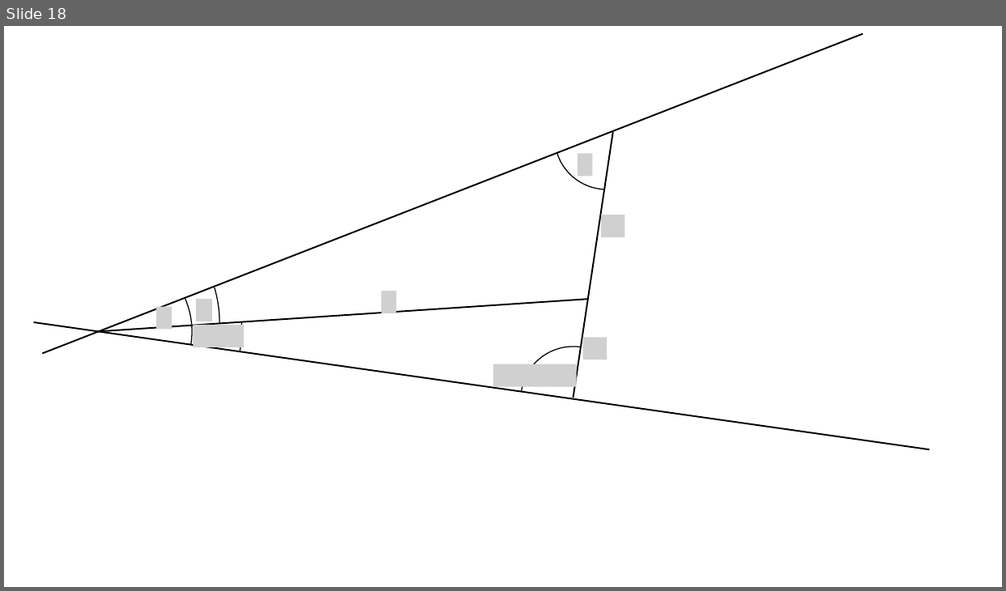
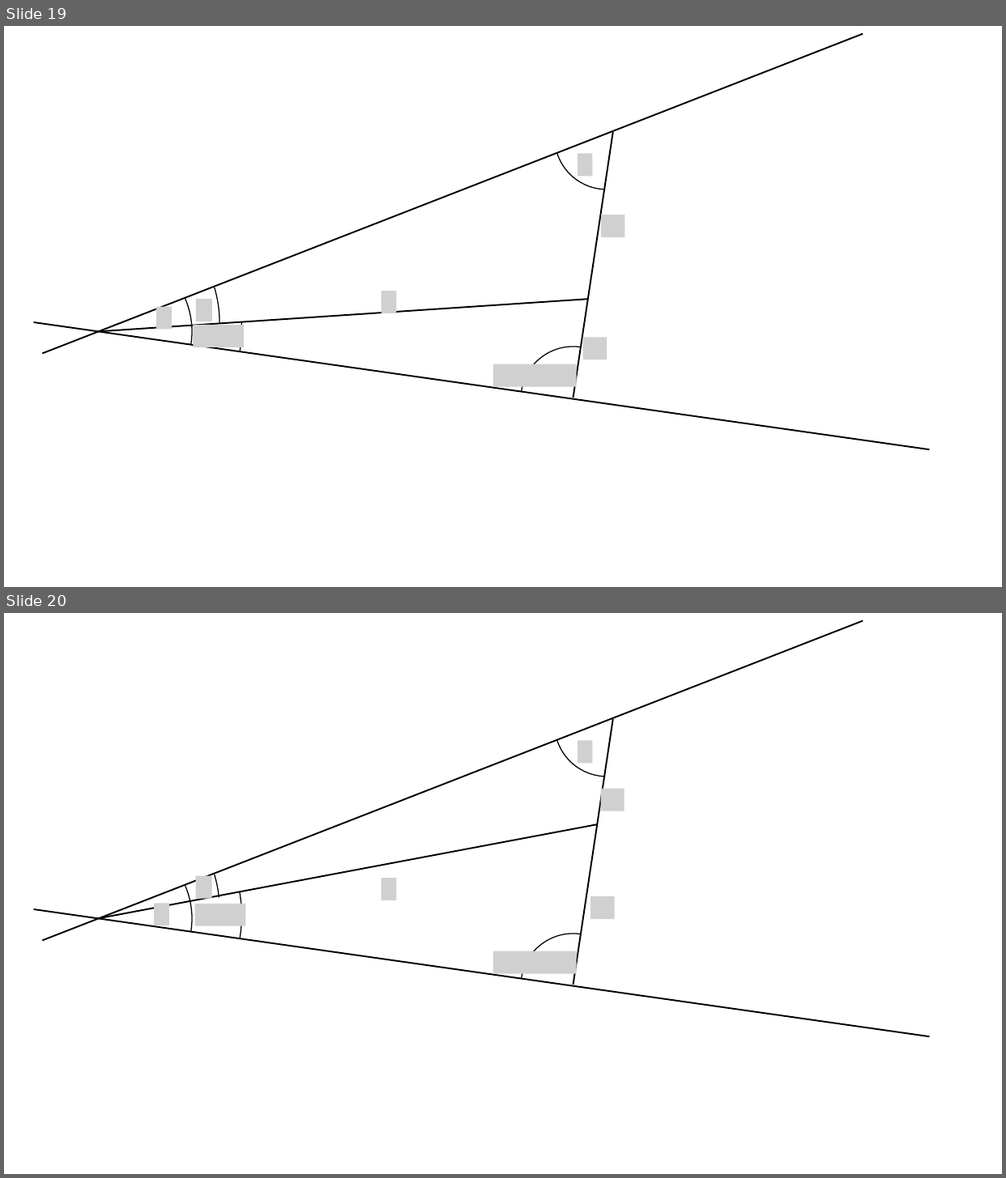
Before and after one commit to barakugav/FDML, a slide deck: figures.pptx. Shown one above the other, each under a label of ours: slide 18 before the commit, slides 19 and 20 after it. The pictures are 1006x591 and 1006x1178 pixels, drawn with LibreOffice and Linux fonts; fonts in the diff are those of the drawing; grey boxes stand for pictures. Boxes give left, top, right and bottom in pixels: in the first picture for what was removed or moved away, otherwise in the second. Text is boxed around its words. In the diff, an @@ line names an element or a change of style, - is before the commit and + after.

```diff
--- a/figures.pptx
+++ b/figures.pptx
@@ slide 20 added at bbox=[4, 613, 1002, 1174], background #FFFFFF @@
@@ line added from (42, 941) to (863, 620), #000000 1.5 pt @@
@@ arc (boxed as its full ellipse) added at bbox=[555, 672, 660, 777], outline #000000 1 pt @@
@@ line added from (613, 719) to (573, 985), #000000 1.5 pt @@
@@ picture added at bbox=[577, 740, 592, 763] @@
@@ arc (boxed as its full ellipse) added at bbox=[4, 781, 241, 1051], outline #000000 1 pt @@
@@ arc (boxed as its full ellipse) added at bbox=[4, 788, 219, 1030], outline #000000 1 pt @@
@@ picture added at bbox=[601, 788, 624, 811] @@
@@ line added from (597, 825) to (98, 918), #000000 1.5 pt @@
@@ arc (boxed as its full ellipse) added at bbox=[26, 835, 192, 1002], outline #000000 1 pt @@
@@ picture added at bbox=[196, 875, 212, 898] @@
@@ picture added at bbox=[381, 878, 396, 901] @@
@@ picture added at bbox=[154, 904, 168, 926] @@
@@ picture added at bbox=[195, 904, 246, 926] @@
@@ picture added at bbox=[591, 897, 615, 919] @@
@@ line added from (34, 909) to (929, 1037), #000000 1.5 pt @@
@@ picture added at bbox=[493, 952, 576, 973] @@
@@ arc (boxed as its full ellipse) added at bbox=[522, 934, 626, 1038], outline #000000 1 pt @@
@@ what was slide 18 is now slide 19 @@
```
Also in this commit, not shown: 2 other slides added, 1 other file.
